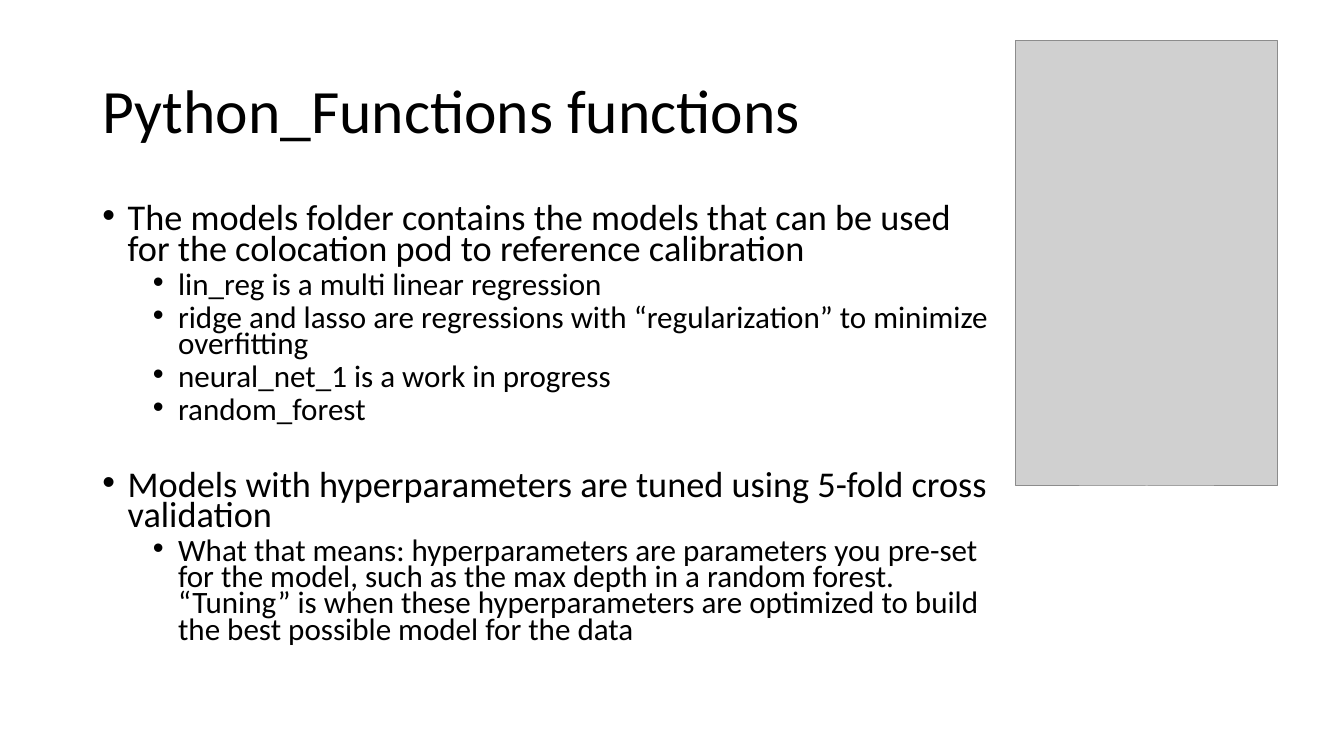
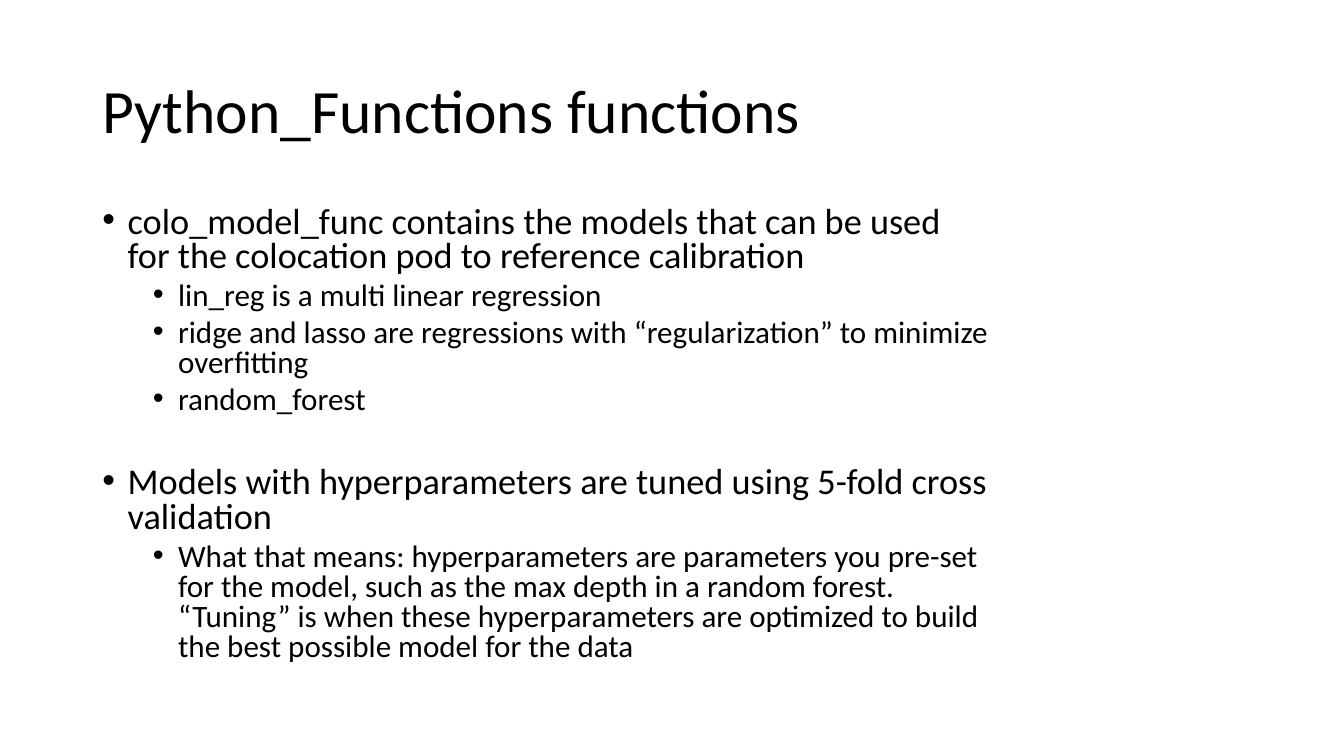
Before and after one commit to cafr1977/MPC_python, a slide deck: slide 30 of Python MPC.pptx (slide 25 before the commit). Drawn at 1344x756 pixels with LibreOffice and Linux fonts; fonts in the diff are those of the drawing; grey boxes stand for pictures. Boxes give left, top, right and bottom in pixels: in the first picture for what was removed or moved away, otherwise in the second. Text is boxed around its words. In the diff, an @@ line names an element or a change of style, - is before the commit and + after.

```diff
--- a/Python MPC.pptx
+++ b/Python MPC.pptx
@@ picture removed at box(1016, 40, 1277, 486) @@
@@ text at box(128, 208, 940, 274): text changed @@
-• The models folder contains the models that can be used for the colocation pod to reference calibration
+• colo_model_func contains the models that can be used for the colocation pod to reference calibration
@@ text at box(128, 284, 987, 662): line spacing 0.7 to 0.8 @@
@@ text at box(178, 365, 611, 393): paragraph removed @@
-  • neural_net_1 is a work in progress
```
Also in this commit, not shown: 11 other slides changed, 5 slides added, 4 other files.
